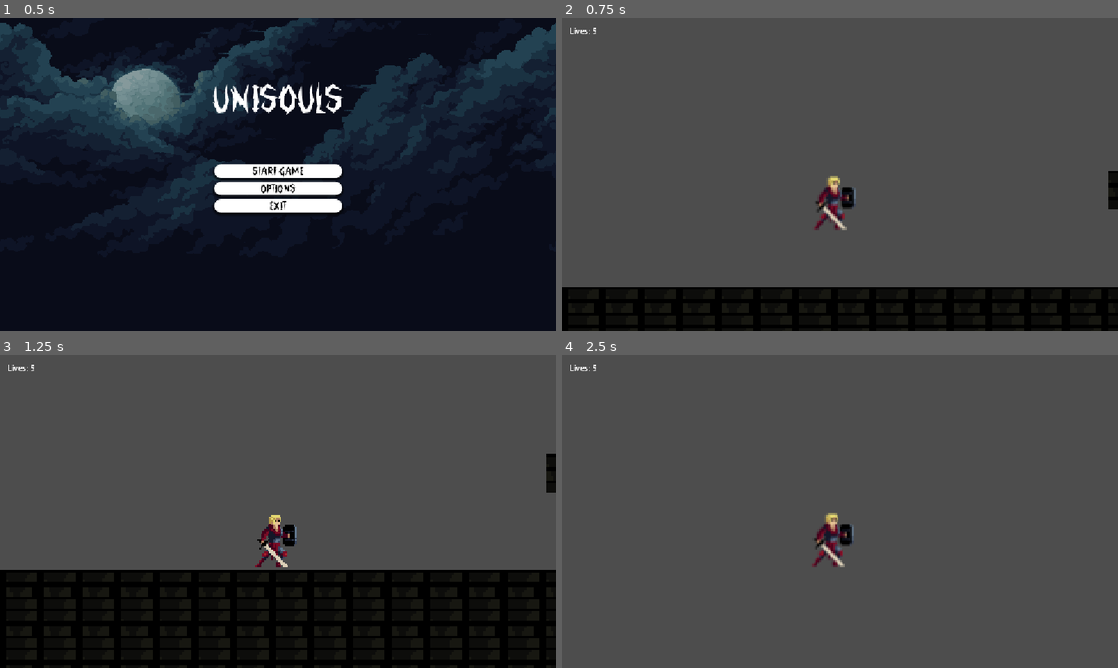
Above: before the commit, frames 1-4 (two rows, left to right).
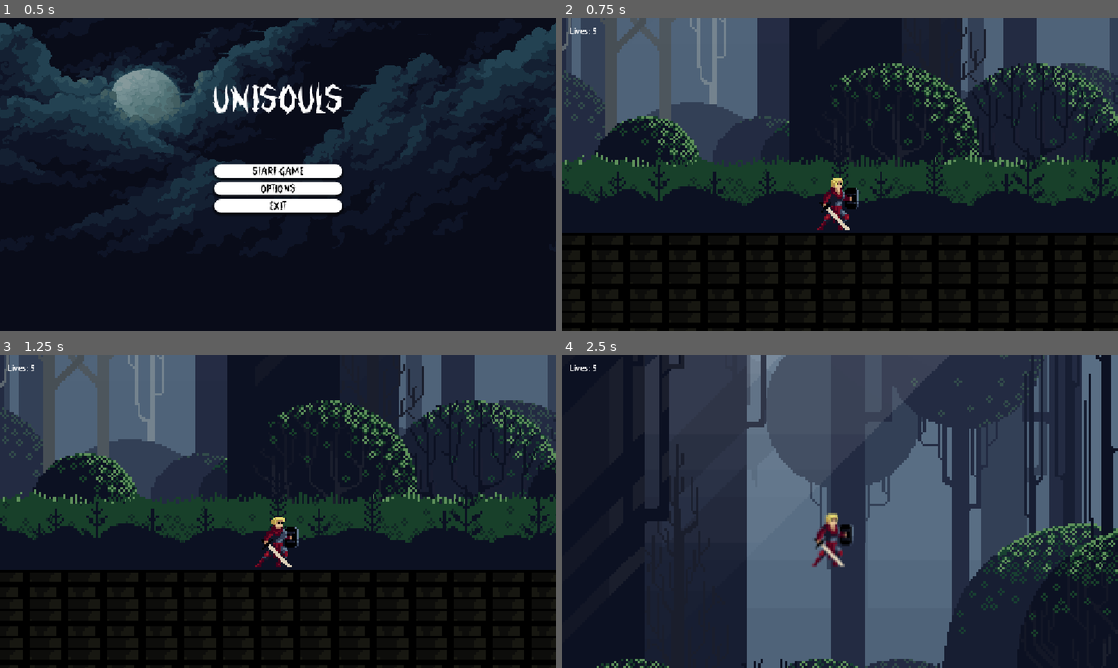
Above: after the commit, the same moments.

Repository: lmitsuol/UNISOULS
Game: Godot game, scene res://Menu/main_menu.tscn
The game is run twice, just before and just after one commit, with the same random seed, the same clock (stepped at 60 frames per second) and the same inputs.
Inputs:
- Up to frame 1 (0.5 s): no input
- Up to frame 2 (0.75 s): click "Start Game" at 0.5 s
- Up to frame 3 (1.25 s): no input
- Up to frame 4 (2.5 s): hold Right (ui_right) from 1.28 s (still down); tap X (Atacar) at 1.35, 2.1 s; tap Up (ui_up) at 1.52, 2.27 s

Frame 1 is identical in both runs. In frame 2, 84% of the frame differs, in the area x 0-100%, y 0-86%; in frame 3, 67%; in frame 4, 95%, in the area x 0-100%, y 0-100%.

Commit message:
feet: fudno parallax cena floresta

Diff:
--- /dev/null
+++ b/uni-souls-main/parallax_floresta.tscn
@@ -0,0 +1,126 @@
+[gd_scene load_steps=13 format=3 uid="uid://dol8vtl73d4fx"]
+
+[ext_resource type="Texture2D" uid="uid://cmeqltc4sme77" path="res://assets/Forest/Free Pixel Art Forest/PNG/Background layers/Layer_0011_0.png" id="2_3ppxq"]
+[ext_resource type="Texture2D" uid="uid://dkfyja4mp5l27" path="res://assets/Forest/Free Pixel Art Forest/PNG/Background layers/Layer_0010_1.png" id="3_atecn"]
+[ext_resource type="Texture2D" uid="uid://dyhpuqre31cw6" path="res://assets/Forest/Free Pixel Art Forest/PNG/Background layers/Layer_0009_2.png" id="4_2wswh"]
+[ext_resource type="Texture2D" uid="uid://bbn7b7aqm4sdv" path="res://assets/Forest/Free Pixel Art Forest/PNG/Background layers/Layer_0008_3.png" id="5_ox8ju"]
+[ext_resource type="Texture2D" uid="uid://b63d2hraiqd1n" path="res://assets/Forest/Free Pixel Art Forest/PNG/Background layers/Layer_0007_Lights.png" id="6_uwnra"]
+[ext_resource type="Texture2D" uid="uid://dqxt2cgq7nqbc" path="res://assets/Forest/Free Pixel Art Forest/PNG/Background layers/Layer_0006_4.png" id="7_74pdq"]
+[ext_resource type="Texture2D" uid="uid://c8i8niygw3ryo" path="res://assets/Forest/Free Pixel Art Forest/PNG/Background layers/Layer_0005_5.png" id="8_6tatk"]
+[ext_resource type="Texture2D" uid="uid://ciffttb6c1j0u" path="res://assets/Forest/Free Pixel Art Forest/PNG/Background layers/Layer_0004_Lights.png" id="9_l7xfm"]
+[ext_resource type="Texture2D" uid="uid://dcuo43c3lhxe0" path="res://assets/Forest/Free Pixel Art Forest/PNG/Background layers/Layer_0003_6.png" id="10_36b8w"]
+[ext_resource type="Texture2D" uid="uid://cpftiupn54vlu" path="res://assets/Forest/Free Pixel Art Forest/PNG/Background layers/Layer_0002_7.png" id="11_pliwi"]
+[ext_resource type="Texture2D" uid="uid://cgs8ggcps05f4" path="res://assets/Forest/Free Pixel Art Forest/PNG/Background layers/Layer_0001_8.png" id="12_jh5dw"]
+[ext_resource type="Texture2D" uid="uid://dcjyvjunr253c" path="res://assets/Forest/Free Pixel Art Forest/PNG/Background layers/Layer_0000_9.png" id="13_u6n6u"]
+
+[node name="Parallax_Floresta" type="Node2D"]
+
+[node name="Layer_0" type="Parallax2D" parent="."]
+texture_repeat = 2
+scroll_scale = Vector2(0.2, 1)
+scroll_offset = Vector2(1, 0)
+repeat_size = Vector2(928, 0)
+repeat_times = 12
+
+[node name="Sprite2D" type="Sprite2D" parent="Layer_0"]
+texture = ExtResource("3_atecn")
+
+[node name="Layer_1" type="Parallax2D" parent="."]
+texture_repeat = 2
+scroll_scale = Vector2(0.2, 1)
+repeat_size = Vector2(928, 0)
+repeat_times = 12
+
+[node name="Sprite2D" type="Sprite2D" parent="Layer_1"]
+texture = ExtResource("2_3ppxq")
+
+[node name="Layer_2" type="Parallax2D" parent="."]
+texture_repeat = 2
+scroll_scale = Vector2(0.3, 1)
+repeat_size = Vector2(928, 0)
+repeat_times = 12
+
+[node name="Sprite2D" type="Sprite2D" parent="Layer_2"]
+texture = ExtResource("4_2wswh")
+
+[node name="Layer_3" type="Parallax2D" parent="."]
+texture_repeat = 2
+scroll_scale = Vector2(0.3, 1)
+repeat_size = Vector2(928, 0)
+repeat_times = 12
+
+[node name="Sprite2D" type="Sprite2D" parent="Layer_3"]
+texture = ExtResource("5_ox8ju")
+
+[node name="Light_1" type="Parallax2D" parent="."]
+texture_repeat = 2
+scroll_scale = Vector2(0.4, 1)
+repeat_size = Vector2(928, 0)
+repeat_times = 12
+
+[node name="Sprite2D" type="Sprite2D" parent="Light_1"]
+texture = ExtResource("6_uwnra")
+
+[node name="Layer_4" type="Parallax2D" parent="."]
+texture_repeat = 2
+scroll_scale = Vector2(0.4, 1)
+repeat_size = Vector2(928, 0)
+repeat_times = 12
+
+[node name="Sprite2D" type="Sprite2D" parent="Layer_4"]
+texture = ExtResource("7_74pdq")
+
+[node name="Layer_5" type="Parallax2D" parent="."]
+texture_repeat = 2
+scroll_scale = Vector2(0.5, 1)
+repeat_size = Vector2(928, 0)
+repeat_times = 12
+
+[node name="Sprite2D" type="Sprite2D" parent="Layer_5"]
+texture = ExtResource("8_6tatk")
+
+[node name="Light_2" type="Parallax2D" parent="."]
+texture_repeat = 2
+scroll_scale = Vector2(0.6, 1)
+scroll_offset = Vector2(1, 0)
+repeat_size = Vector2(928, 0)
+repeat_times = 12
+
+[node name="Sprite2D" type="Sprite2D" parent="Light_2"]
+texture = ExtResource("9_l7xfm")
+
+[node name="Layer_6" type="Parallax2D" parent="."]
+texture_repeat = 2
+scroll_scale = Vector2(0.6, 1)
+repeat_size = Vector2(928, 0)
+repeat_times = 12
+
+[node name="Sprite2D" type="Sprite2D" parent="Layer_6"]
+texture = ExtResource("10_36b8w")
+
+[node name="Layer_7" type="Parallax2D" parent="."]
+texture_repeat = 2
+scroll_scale = Vector2(0.7, 1)
+repeat_size = Vector2(928, 0)
+repeat_times = 12
+
+[node name="Sprite2D" type="Sprite2D" parent="Layer_7"]
+texture = ExtResource("11_pliwi")
+
+[node name="Layer_8" type="Parallax2D" parent="."]
+texture_repeat = 2
+scroll_scale = Vector2(0.8, 1)
+repeat_size = Vector2(928, 0)
+repeat_times = 12
+
+[node name="Sprite2D" type="Sprite2D" parent="Layer_8"]
+texture = ExtResource("12_jh5dw")
+
+[node name="Layer_9" type="Parallax2D" parent="."]
+texture_repeat = 2
+scroll_scale = Vector2(0.9, 1)
+repeat_size = Vector2(928, 0)
+repeat_times = 12
+
+[node name="Sprite2D" type="Sprite2D" parent="Layer_9"]
+texture = ExtResource("13_u6n6u")
--- a/uni-souls-main/scenes/game.tscn
+++ b/uni-souls-main/scenes/game.tscn
@@ -1,6 +1,6 @@
 [gd_scene load_steps=25 format=3 uid="uid://djgchbyja6x3g"]
 
-[ext_resource type="Script" uid="uid://bwcoufsdebfvi" path="res://Scenes/game.gd" id="1_o5yvi"]
+[ext_resource type="Script" uid="uid://bwcoufsdebfvi" path="res://scenes/game.gd" id="1_o5yvi"]
 [ext_resource type="Texture2D" uid="uid://dulphyi17os5n" path="res://assets/brackeys_platformer_assets/sprites/world_tileset.png" id="2_yqjtg"]
 [ext_resource type="Texture2D" uid="uid://3nebr6m235v2" path="res://assets/Final/Tiles.png" id="3_0tnpc"]
 [ext_resource type="Texture2D" uid="uid://jpshtn70xkrp" path="res://assets/Final/Salt.png" id="4_vtaks"]
@@ -9,11 +9,11 @@
 [ext_resource type="Texture2D" uid="uid://b41xykv7eah2o" path="res://assets/Final/brush.png" id="7_kvuet"]
 [ext_resource type="Texture2D" uid="uid://b0vf1x8qtyf66" path="res://assets/Final/Background_1.png" id="8_trtic"]
 [ext_resource type="Texture2D" uid="uid://dj7yxe6ixs78a" path="res://assets/Final/Background_0.png" id="9_ir15t"]
-[ext_resource type="PackedScene" uid="uid://c1vqpgo5qybk5" path="res://Scenes/background_1.tscn" id="10_kvpfn"]
 [ext_resource type="PackedScene" uid="uid://cgy672fe8b3n3" path="res://Player/player.tscn" id="10_vtaks"]
 [ext_resource type="PackedScene" uid="uid://bm162q0x76dii" path="res://HUD/lives_gui.tscn" id="12_rku1e"]
 [ext_resource type="PackedScene" uid="uid://dt8o0aa1jrcv1" path="res://Menu/pause_menu.tscn" id="13_rfjv2"]
 [ext_resource type="AudioStream" uid="uid://dl7171a2a4c4m" path="res://Music/Música para Unisouls.mp3" id="14_1phco"]
+[ext_resource type="PackedScene" uid="uid://dol8vtl73d4fx" path="res://parallax_floresta.tscn" id="14_trtic"]
 
 [sub_resource type="TileSetAtlasSource" id="TileSetAtlasSource_lnu2h"]
 texture = ExtResource("2_yqjtg")
@@ -3711,8 +3711,8 @@
 [node name="Game" type="Node2D"]
 script = ExtResource("1_o5yvi")
 
-[node name="Background 1" parent="." instance=ExtResource("10_kvpfn")]
-visible = false
+[node name="Parallax_Floresta" parent="." instance=ExtResource("14_trtic")]
+position = Vector2(31, -180)
 
 [node name="TileMap" type="TileMap" parent="."]
 position = Vector2(5, 100)
@@ -3721,7 +3721,7 @@
 layer_0/tile_data = PackedInt32Array(131074, 917506, 3, 196610, 917506, 4, 262146, 917506, 5, 327682, 917506, 6, 131075 …(34630 unchanged characters)…
 
 [node name="Player" parent="." instance=ExtResource("10_vtaks")]
-position = Vector2(-491, 179)
+position = Vector2(-501, 215)
 
 [node name="Interact" type="Area2D" parent="."]
 
@@ -3734,6 +3734,8 @@
 [node name="Pause_menu" type="CanvasLayer" parent="."]
 
 [node name="Pause_menu" parent="Pause_menu" instance=ExtResource("13_rfjv2")]
+offset_left = 6.0
+offset_right = 6.0
 
 [node name="AudioStreamPlayer2D" type="AudioStreamPlayer2D" parent="."]
 stream = ExtResource("14_1phco")
--- /dev/null
+++ b/uni-souls-main/scenes/parallax_background.gd
@@ -0,0 +1,4 @@
+extends ParallaxBackground
+
+func _ready():
+	scroll_offset = Vector2.ZERO
Not shown, added: uni-souls-main/assets/Forest/Free Pixel Art Forest/Contact.txt
Binary file added: uni-souls-main/assets/Forest/Free Pixel Art Forest/PNG/Background layers/Layer_0000_9.png
Not shown, added: uni-souls-main/assets/Forest/Free Pixel Art Forest/PNG/Background layers/Layer_0000_9.png.import
Binary file added: uni-souls-main/assets/Forest/Free Pixel Art Forest/PNG/Background layers/Layer_0001_8.png
Not shown, added: uni-souls-main/assets/Forest/Free Pixel Art Forest/PNG/Background layers/Layer_0001_8.png.import
Binary file added: uni-souls-main/assets/Forest/Free Pixel Art Forest/PNG/Background layers/Layer_0002_7.png
Not shown, added: uni-souls-main/assets/Forest/Free Pixel Art Forest/PNG/Background layers/Layer_0002_7.png.import
Binary file added: uni-souls-main/assets/Forest/Free Pixel Art Forest/PNG/Background layers/Layer_0003_6.png
Not shown, added: uni-souls-main/assets/Forest/Free Pixel Art Forest/PNG/Background layers/Layer_0003_6.png.import
Binary file added: uni-souls-main/assets/Forest/Free Pixel Art Forest/PNG/Background layers/Layer_0004_Lights.png
Not shown, added: uni-souls-main/assets/Forest/Free Pixel Art Forest/PNG/Background layers/Layer_0004_Lights.png.import
Binary file added: uni-souls-main/assets/Forest/Free Pixel Art Forest/PNG/Background layers/Layer_0005_5.png
(and 51 more such lines)
